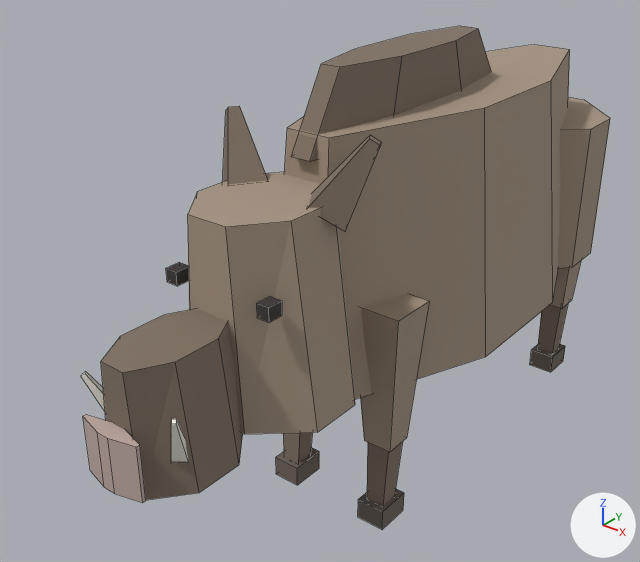
An edit to the OBJ model src/models/boar.obj, drawn before and after from the same camera.
Before and after are seen from a camera (50 mm lens) standing at (0.904, -1.458, 1.218) and looking at (-0.107, -0.195, 0.434). Every picture has the same lights, and +X, +Y and +Z are marked at lower right. The first picture is the older version. Mesh edges are drawn as thin lines. Where no turn or scale is listed for an object, it has been applied to the vertices.

Script lines for the objects in view, before the commit:
```python
ob_head_ear = bpy.data.objects.new('Head.Ear', me_head_ear)
ob_head_ear.location = (0.0, 0.0, 0.0)
ob_head_ear_001 = bpy.data.objects.new('Head.Ear.001', me_head_ear_001)
ob_head_ear_001.location = (0.0, 0.0, 0.0)
ob_head_eye = bpy.data.objects.new('Head.Eye', me_head_eye)
ob_head_eye.location = (0.0, 0.0, 0.0)
ob_head_face = bpy.data.objects.new('Head.Face', me_head_face)
ob_head_face.location = (0.0, 0.0, 0.0)
ob_head_skull = bpy.data.objects.new('Head.Skull', me_head_skull)
ob_head_skull.location = (0.0, 0.0, 0.0)
ob_head_snout = bpy.data.objects.new('Head.Snout', me_head_snout)
ob_head_snout.location = (0.0, 0.0, 0.0)
ob_leg_fl_hoof = bpy.data.objects.new('Leg.FL.Hoof', me_leg_fl_hoof)
ob_leg_fl_hoof.location = (0.0, 0.0, 0.0)
# also in view: 'Body.Mane' at (0.0, -0.065, 0.83); 'Leg.BL' at (0.11, 0.5, 0.33); 'Leg.FL.Shin' at (0.11, -0.262, 0.116); 'Leg.BL.Shin' at (0.11, 0.498, 0.115); 'Leg.FR.Hoof' at (-0.11, -0.268, 0.023)
```
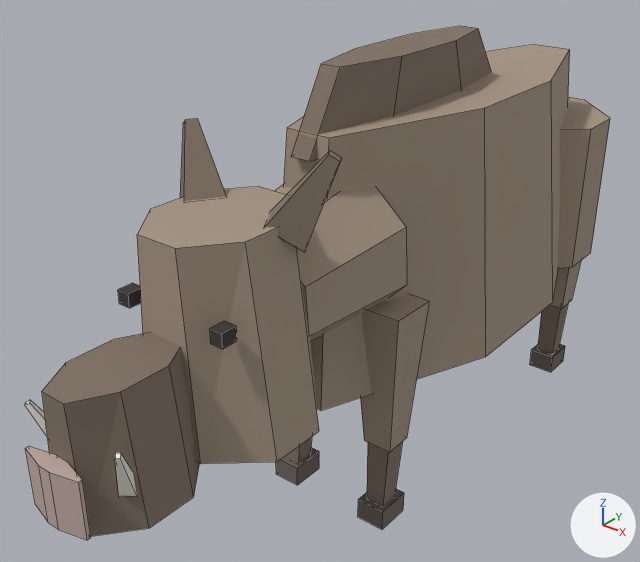
Changed parts and their boxes [x1, y1, x2, y2] in the pictures (640 x 562 px):
'Head.Skull', moved: before [188, 172, 355, 434]; after [137, 186, 319, 464]
'Head.Face', moved: before [101, 309, 243, 500]; after [42, 333, 200, 536]
'Head.Neck', added (beige): after [275, 184, 407, 342]
'Head.Snout', moved: before [83, 415, 146, 503]; after [25, 446, 91, 540]
'Head.Ear.001', moved: before [308, 135, 381, 232]; after [265, 151, 342, 252]
'Head.Ear', moved: before [223, 106, 268, 185]; after [180, 119, 227, 201]
'Head.Eye', moved: before [166, 262, 189, 286]; after [118, 283, 141, 308]

What changed in the scene script:
```text
Change me_head_ear:
    used by ob_head_ear; location = (0.0, 0.0, 0.0)
    remove me_head_ear.from_pydata(...)  # 8 vertices, 6 faces; spans x -0.163..-0.046, y -0.466..-0.367, z 0.682..0.825
    add me_head_ear.from_pydata(...)  # 8 vertices, 6 faces; spans x -0.163..-0.046, y -0.566..-0.467, z 0.682..0.825
    me_head_ear part 1: the whole mesh is moved by (0.0, -0.1, 0.0)
Change me_head_ear_001:
    used by ob_head_ear_001; location = (0.0, 0.0, 0.0)
    remove me_head_ear_001.from_pydata(...)  # 8 vertices, 6 faces; spans x 0.046..0.163, y -0.466..-0.367, z 0.682..0.825
    add me_head_ear_001.from_pydata(...)  # 8 vertices, 6 faces; spans x 0.046..0.163, y -0.566..-0.467, z 0.682..0.825
    me_head_ear_001 part 2: the whole mesh is moved by (0.0, -0.1, 0.0)
Change me_head_eye:
    used by ob_head_eye; location = (0.0, 0.0, 0.0)
    remove me_head_eye.from_pydata(...)  # 8 vertices, 6 faces; spans x -0.112..-0.088, y -0.59..-0.56, z 0.58..0.605
    add me_head_eye.from_pydata(...)  # 8 vertices, 6 faces; spans x -0.112..-0.088, y -0.69..-0.66, z 0.58..0.605
    me_head_eye part 3: the whole mesh is moved by (0.0, -0.1, 0.0)
Change me_head_face:
    used by ob_head_face; location = (0.0, 0.0, 0.0)
    remove me_head_face.from_pydata(...)  # 16 vertices, 10 faces; spans x -0.09..0.09, y -0.8..-0.58, z 0.34..0.56
    add me_head_face.from_pydata(...)  # 16 vertices, 10 faces; spans x -0.09..0.09, y -0.9..-0.68, z 0.34..0.56
    me_head_face part 4: the whole mesh is moved by (0.0, -0.1, 0.0)
Change me_head_skull:
    used by ob_head_skull; location = (0.0, 0.0, 0.0)
    remove me_head_skull.from_pydata(...)  # 16 vertices, 10 faces; spans x -0.15..0.15, y -0.6..-0.34, z 0.36..0.72
    add me_head_skull.from_pydata(...)  # 16 vertices, 10 faces; spans x -0.15..0.15, y -0.7..-0.44, z 0.36..0.72
    me_head_skull part 5: the whole mesh is moved by (0.0, -0.1, 0.0)
Change me_head_snout:
    used by ob_head_snout; location = (0.0, 0.0, 0.0)
    remove me_head_snout.from_pydata(...)  # 16 vertices, 10 faces; spans x -0.06..0.06, y -0.83..-0.8, z 0.36..0.46
    add me_head_snout.from_pydata(...)  # 16 vertices, 10 faces; spans x -0.06..0.06, y -0.93..-0.9, z 0.36..0.46
    me_head_snout part 6: the whole mesh is moved by (0.0, -0.1, 0.0)
Add me_head_neck:
    me_head_neck.from_pydata([(-0.139, -0.265, 0.637), (-0.057, -0.272, 0.718), (0.057, -0.272, 0.718), (0.139, -0.265, 0.637), (0.139, -0.255, 0.523), (0.057, -0.248, 0.442), (-0.057, -0.248, 0.442), (-0.139, -0.255, 0.523), (-0.111, -0.504, 0.606), (-0.046, -0.509, 0.67), (0.046, -0.509, 0.67), (0.111, -0.504, 0.606), (0.111, -0.496, 0.514), (0.046, -0.491, 0.45), (-0.046, -0.491, 0.45), (-0.111, -0.496, 0.514)], [], [(7, 6, 5, 4, 3, 2, 1, 0), (8, 9, 10, 11, 12, 13, 14, 15), (0, 1, 9, 8), (1, 2, 10, 9), (2, 3, 11, 10), (3, 4, 12, 11), (4, 5, 13, 12), (5, 6, 14, 13), (6, 7, 15, 14), (7, 0, 8, 15)])
    me_head_neck.materials.append(mat_boar)  # beige #a69584
Add ob_head_neck:
    ob_head_neck = bpy.data.objects.new('Head.Neck', me_head_neck)
    ob_head_neck.location = (0.0, 0.0, 0.0)
```
